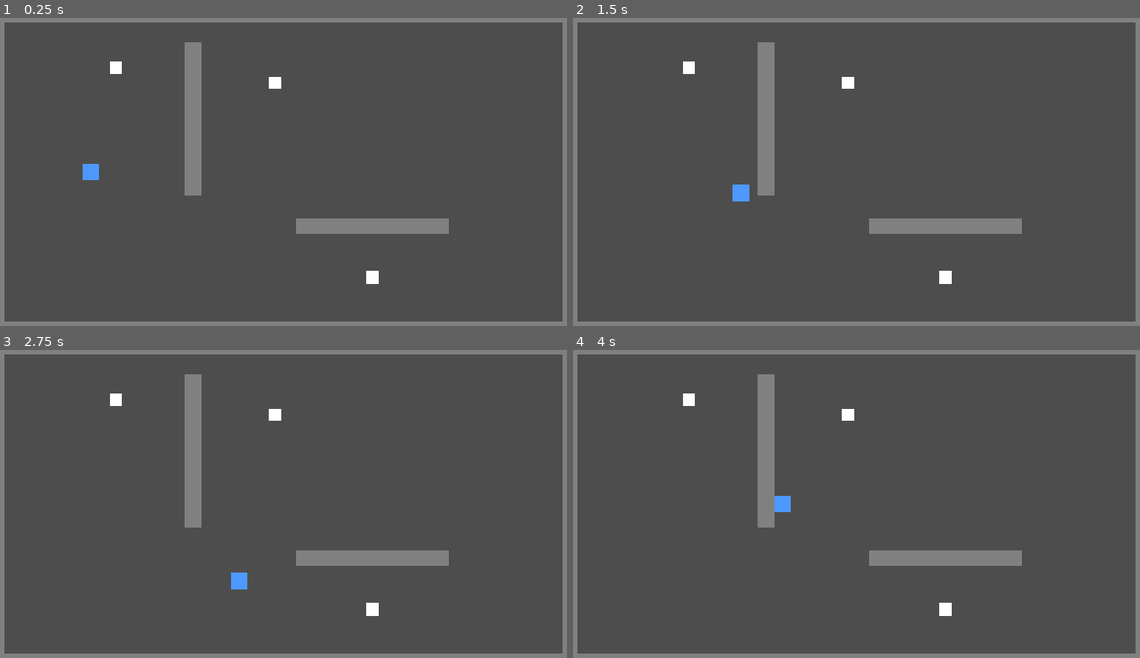
Above: before the commit, frames 1-4 (two rows, left to right).
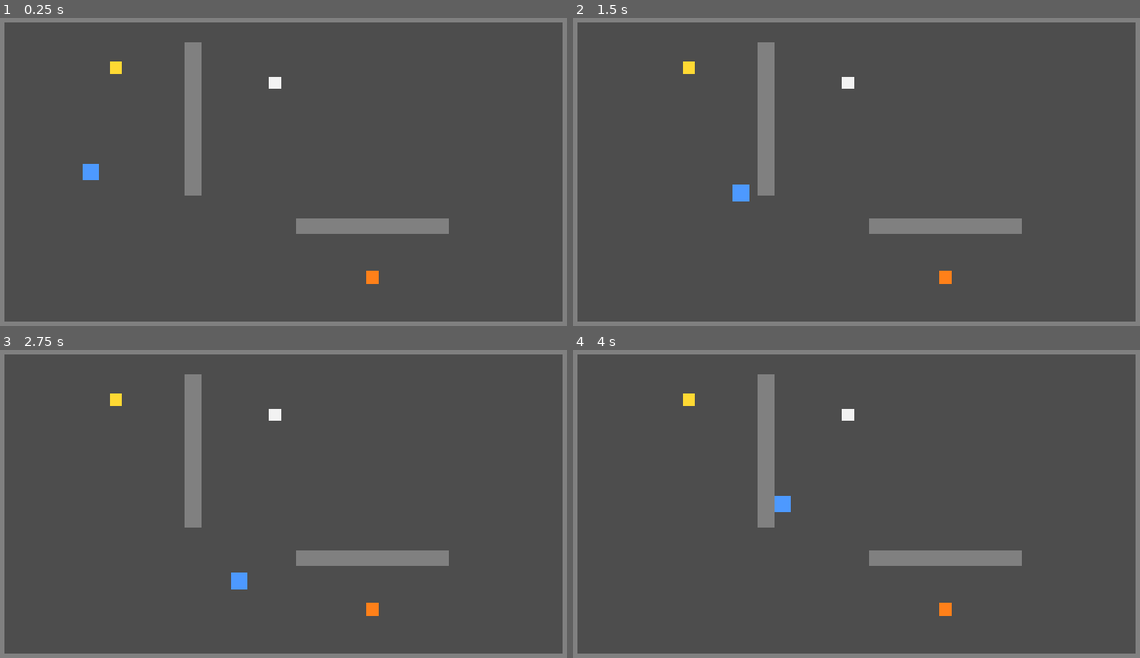
Above: after the commit, the same moments.

Repository: Mugen0619/night-shift-escape
Game: Godot game, scene res://scenes/main.tscn
Two runs of this game, one before a commit and one after it. Both use one fixed random seed, a clock stepped at 60 frames per second and the inputs below.
Inputs:
- Up to frame 1 (0.25 s): no input
- Up to frame 2 (1.5 s): tap Enter at 0.5 s; hold D (move_right) 0.53-1.28 s; hold S (move_down) from 1.28 s (still down)
- Up to frame 3 (2.75 s): release S (move_down) at 2.03 s; hold D (move_right) from 2.03 s (still down)
- Up to frame 4 (4 s): release D (move_right) at 2.78 s; hold W (move_up) 2.78-3.53 s; hold A (move_left) from 3.53 s (still down)

The runs differ from the first frame. In frame 1, 0.2% of the frame differs, in the area x 19-67%, y 14-87%; in frame 2, 0.2%; in frame 3, 0.2%; in frame 4, 0.2%.
Error before the commit: Parse Error: Expected parameter name. (res://scripts/item.gd:29)

Commit message:
Revert: CIの失敗検知確認用の一時的な構文エラーを取り消す
Co-Authored-By: Claude Opus 5.5 <noreply@anthropic.com>

Diff:
--- a/scripts/item.gd
+++ b/scripts/item.gd
@@ -26,4 +26,3 @@
 	GameManager.collect_item(item_type)
 	# ノードごと削除するので、同じアイテムをもう一度取得することはない。
 	queue_free()
-func broken(:
